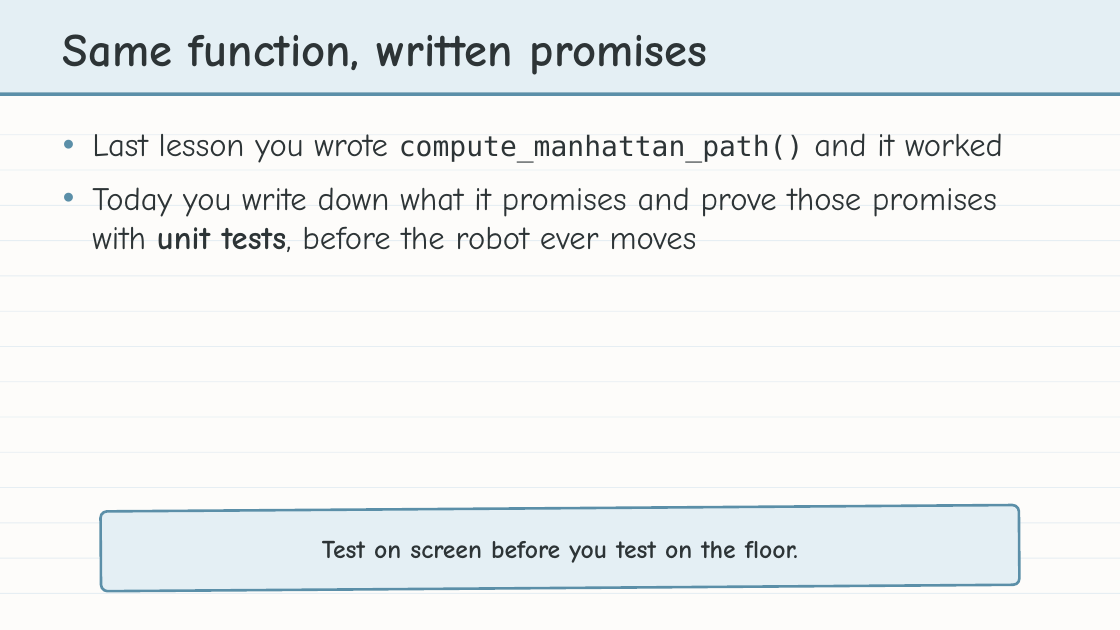
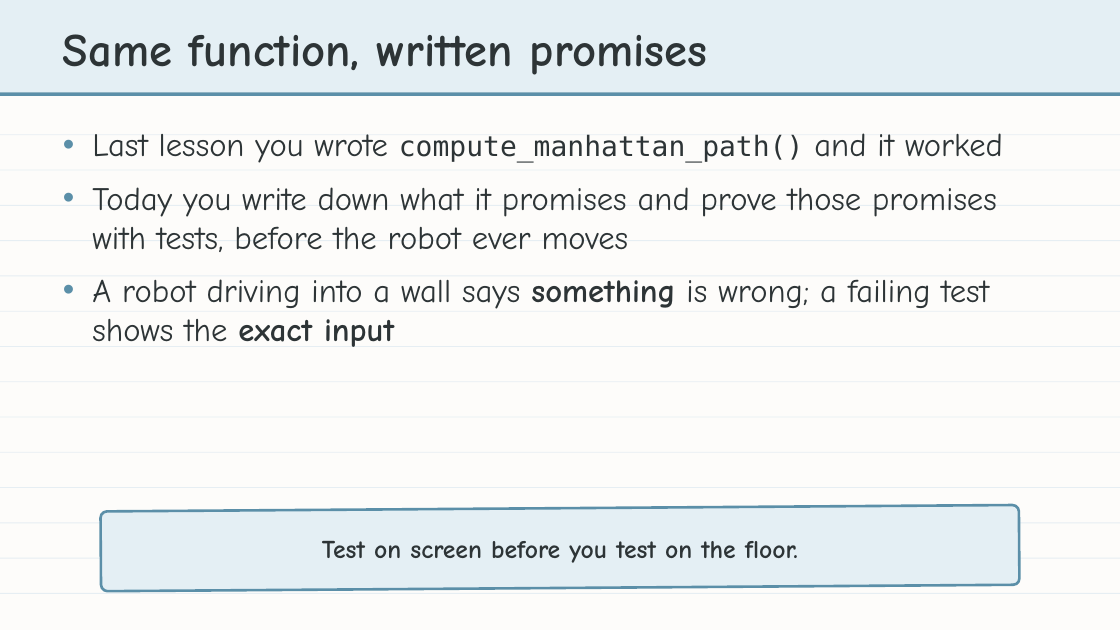
Before and after one commit to bradamiller/LearningPython, a slide deck: slide 2 of static/slides/module-04-manhattan/module-4-lesson-04-naming-and-testing-the-planner.pptx. Drawn at 1120x630 pixels with LibreOffice and Linux fonts; fonts in the diff are those of the drawing. Boxes give left, top, right and bottom in pixels: in the first picture for what was removed or moved away, otherwise in the second. Text is boxed around its words. In the diff, an @@ line names an element or a change of style, - is before the commit and + after.

```diff
--- a/static/slides/module-04-manhattan/module-4-lesson-04-naming-and-testing-the-planner.pptx
+++ b/static/slides/module-04-manhattan/module-4-lesson-04-naming-and-testing-the-planner.pptx
@@ text at box(92, 187, 997, 347): text changed @@
-• Today you write down what it promises and prove those promises with unit tests, before the robot ever moves
+• Today you write down what it promises and prove those promises with tests, before the robot ever moves
+• A robot driving into a wall says something is wrong; a failing test shows the exact input
```
Also in this commit, not shown: 5 other slides changed, 2 other files.
